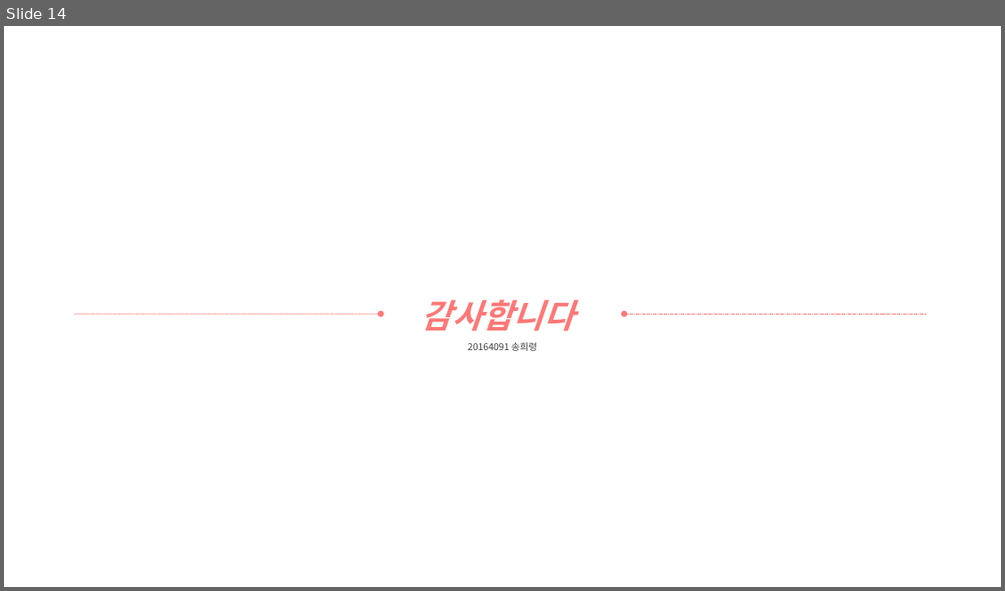
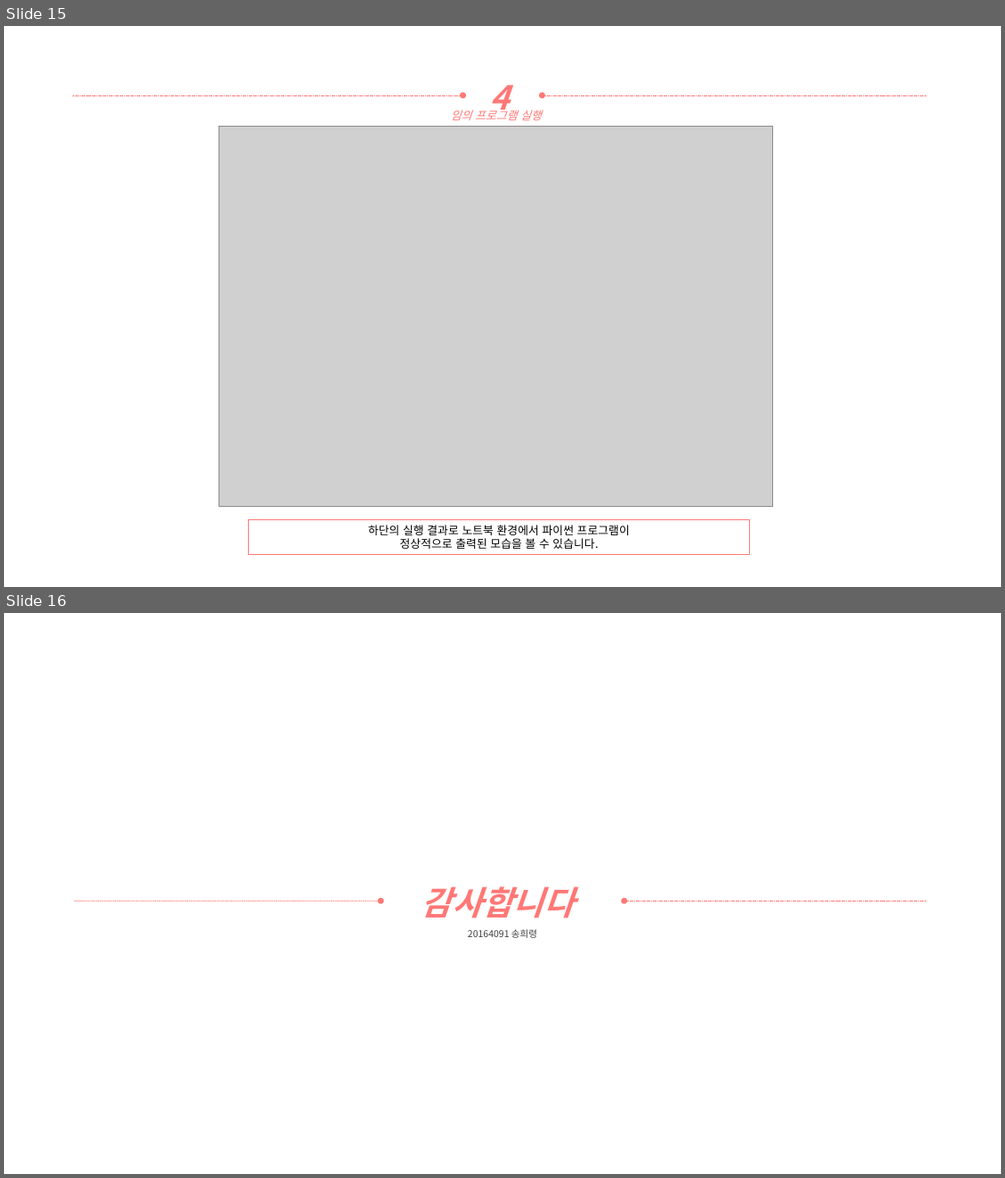
Before and after one commit to yooatom2200/Programing_Base_2, a slide deck: 2장/20164091-송희령-2주차 과제.pptx. Shown one above the other, each under a label of ours: slide 14 before the commit, slides 15 and 16 after it. The pictures are 1005x591 and 1005x1178 pixels, drawn with LibreOffice and Linux fonts; fonts in the diff are those of the drawing; grey boxes stand for pictures. Boxes give left, top, right and bottom in pixels: in the first picture for what was removed or moved away, otherwise in the second. Text is boxed around its words. In the diff, an @@ line names an element or a change of style, - is before the commit and + after.

```diff
--- a/2장/20164091-송희령-2주차 과제.pptx
+++ b/2장/20164091-송희령-2주차 과제.pptx
@@ slide 15 added at (4,26,1001,587), background #FFFFFF @@
@@ arrow added from (73, 95) to (463, 95), #FF7876 0.5 pt dashed @@
@@ text added at (489,85,509,119), 32 pt, text #FF7876, bold, italic @@
+4
@@ arrow added from (926, 95) to (542, 95), #FF7876 0.5 pt dashed @@
@@ picture added at (219,127,774,507) @@
@@ text added at (451,108,542,120), 11 pt, text #FF7876, italic @@
+임의 프로그램 실행
@@ rectangle added at (249,520,750,555), outline #FF7876 1 pt, 11 pt, text #000000 @@
+하단의 실행 결과로 노트북 환경에서 파이썬 프로그램이
+정상적으로 출력된 모습을 볼 수 있습니다.
@@ what was slide 14 is now slide 16 @@
```
Also in this commit, not shown: 1 other slide added, 1 other file.
